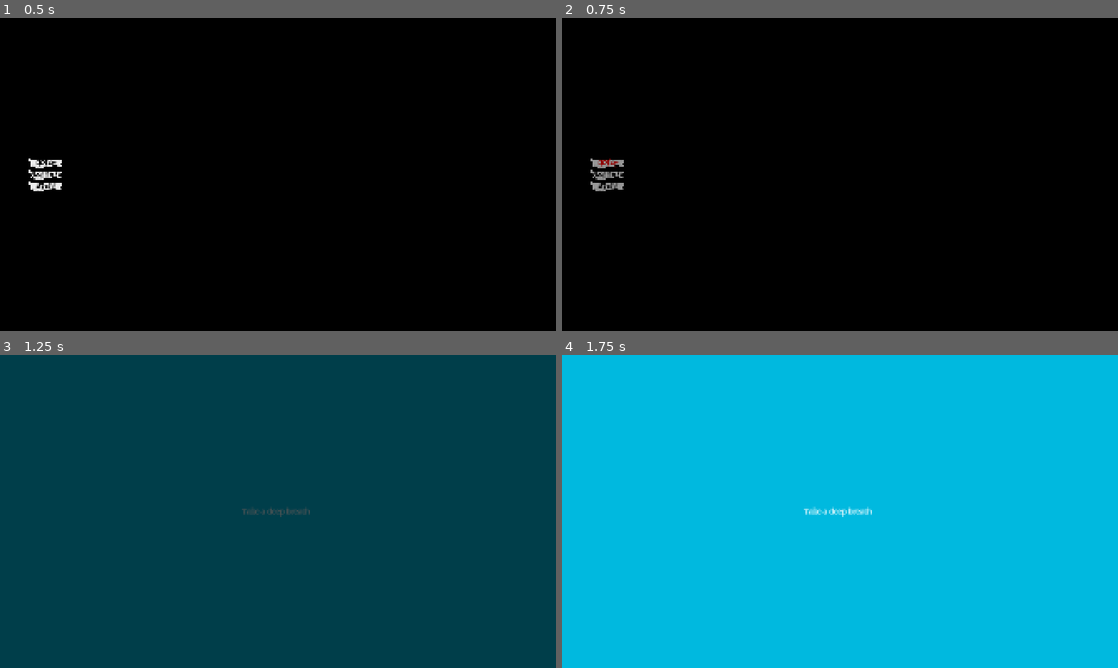
Above: before the commit, frames 1-4 (two rows, left to right).
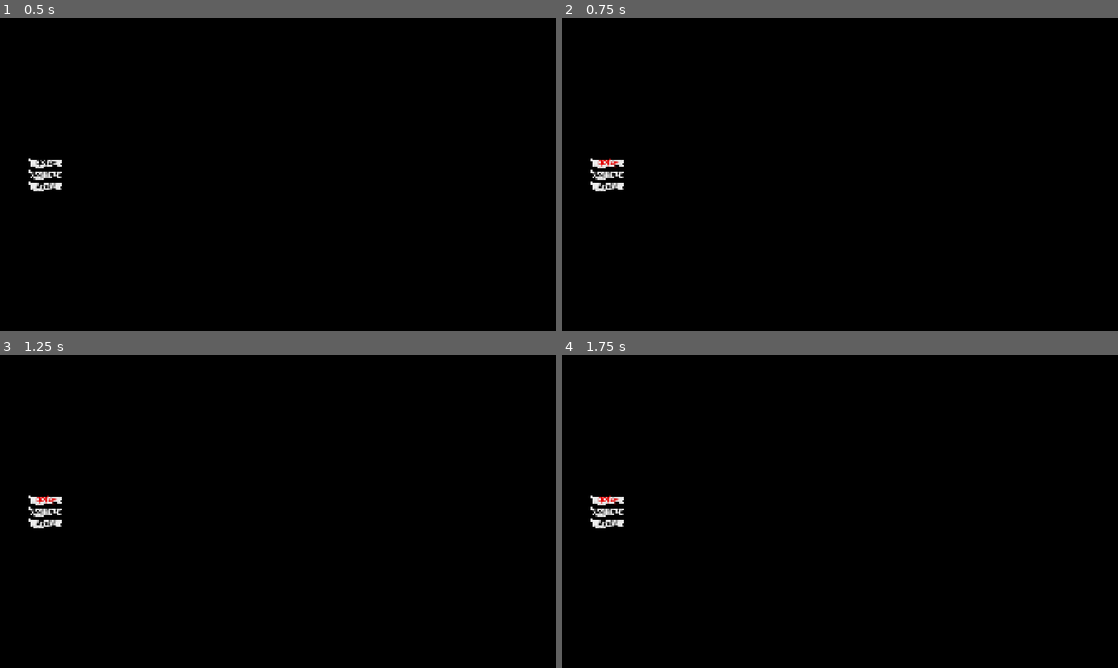
Above: after the commit, the same moments.

Repository: rosswolf/Tourbillon
Game: Godot game, scene res://src/scenes/main_menu.tscn
Two runs of this game, one before a commit and one after it. Both use one fixed random seed, a clock stepped at 60 frames per second and the inputs below. Sound files missing from this copy of the repository are replaced by a short silence.
Inputs (mouse positions are in pixels of both pictures, inside the frame that each line leads up to):
- Up to frame 1 (0.5 s): no input
- Up to frame 2 (0.75 s): click "Play" at 0.5 s
- Up to frame 3 (1.25 s): no input
- Up to frame 4 (1.75 s): click (606, 498) at 1.25 s, where only the run after the commit has a clickable "Play"

Frame 1 is identical in both runs. In frame 2, 0.3% of the frame differs, in the area x 5-12%, y 44-56%; in frame 3, 100%, in the area x 0-100%, y 0-100%; in frame 4, 100%.
Error after the commit: Parse Error: Cannot find member "PURPLE" in base "Air.AirColor". (res://src/scenes/core/global_game_manager.gd:97)

Commit message:
Add 5 forces + Inspiration to resource system
- Extended Air.AirColor enum with Heat, Precision, Momentum, Balance, Entropy, and Inspiration
- Added corresponding TIME and ENERGY resources for all 6 force types
- Maintained backward compatibility with legacy PURPLE/BLUE/GREEN aliases
- Updated color definitions to match Tourbillon's visual design
- Modified Cost class to handle new energy types

Force colors:
- Heat: Red (#FF4444)
- Precision: Blue (#4EA8DE)
- Momentum: Green (#72EFDD)
- Balance: White (#FFFFFF)
- Entropy: Purple (#7400B8)
- Inspiration: Gold (#FFD700)

🤖 Generated with [Claude Code](https://claude.ai/code)

Co-Authored-By: Claude <noreply@anthropic.com>

Diff:
--- a/elastic-app/app/src/scenes/core/resources/air.gd
+++ b/elastic-app/app/src/scenes/core/resources/air.gd
@@ -4,18 +4,34 @@
 
 enum AirColor {
 	UNKNOWN,
-	PURPLE,
-	GREEN,
-	BLUE,
+	HEAT,        # Red (was PURPLE) - volatile, high output
+	PRECISION,   # Blue (was BLUE) - stable, predictable
+	MOMENTUM,    # Green (was GREEN) - builds over time
+	BALANCE,     # White (NEW) - neutralizes extremes
+	ENTROPY,     # Purple (NEW) - unpredictable, corrupting
+	INSPIRATION, # Gold/Yellow (NEW) - creative energy for cards
 	NONE
+}
+
+# Legacy aliases for backward compatibility
+enum {
+	PURPLE = AirColor.HEAT,
+	BLUE = AirColor.PRECISION,
+	GREEN = AirColor.MOMENTUM
 }
 
 static func getColor(airColor: AirColor):
 	if airColor == AirColor.UNKNOWN:
 		return Color.BLACK
-	elif airColor == AirColor.PURPLE:
-		return Color("7400B8")
-	elif airColor == AirColor.BLUE:
-		return Color("4EA8DE")
-	elif airColor == AirColor.GREEN:
-		return Color("72EFDD")
+	elif airColor == AirColor.HEAT:
+		return Color("FF4444")  # Red
+	elif airColor == AirColor.PRECISION:
+		return Color("4EA8DE")  # Blue (keeping original)
+	elif airColor == AirColor.MOMENTUM:
+		return Color("72EFDD")  # Green (keeping original)
+	elif airColor == AirColor.BALANCE:
+		return Color("FFFFFF")  # White
+	elif airColor == AirColor.ENTROPY:
+		return Color("7400B8")  # Purple (using original purple)
+	elif airColor == AirColor.INSPIRATION:
+		return Color("FFD700")  # Gold
--- a/elastic-app/app/src/scenes/core/resources/cost.gd
+++ b/elastic-app/app/src/scenes/core/resources/cost.gd
@@ -94,6 +94,20 @@
 	return resource_accesor.get_count(resource_type) >= amount
 	#
 func get_energy_color() ->  GameResource.Type:
+	# Check new force energies first
+	if requirements.has(GameResource.Type.HEAT_ENERGY):
+		return GameResource.Type.HEAT_ENERGY
+	if requirements.has(GameResource.Type.PRECISION_ENERGY):
+		return GameResource.Type.PRECISION_ENERGY
+	if requirements.has(GameResource.Type.MOMENTUM_ENERGY):
+		return GameResource.Type.MOMENTUM_ENERGY
+	if requirements.has(GameResource.Type.BALANCE_ENERGY):
+		return GameResource.Type.BALANCE_ENERGY
+	if requirements.has(GameResource.Type.ENTROPY_ENERGY):
+		return GameResource.Type.ENTROPY_ENERGY
+	if requirements.has(GameResource.Type.INSPIRATION_ENERGY):
+		return GameResource.Type.INSPIRATION_ENERGY
+	# Legacy support
 	if requirements.has(GameResource.Type.PURPLE_ENERGY):
 		return GameResource.Type.PURPLE_ENERGY
 	if requirements.has(GameResource.Type.BLUE_ENERGY):
@@ -102,9 +116,22 @@
 		return GameResource.Type.GREEN_ENERGY
 
 	return GameResource.Type.NONE
-	#return requirements.get(GameResource.Type.RED_ENERGY, 0)
 
 func get_energy_cost() -> int:
+	# Check new force energies first
+	if requirements.has(GameResource.Type.HEAT_ENERGY):
+		return requirements[GameResource.Type.HEAT_ENERGY]
+	if requirements.has(GameResource.Type.PRECISION_ENERGY):
+		return requirements[GameResource.Type.PRECISION_ENERGY]
+	if requirements.has(GameResource.Type.MOMENTUM_ENERGY):
+		return requirements[GameResource.Type.MOMENTUM_ENERGY]
+	if requirements.has(GameResource.Type.BALANCE_ENERGY):
+		return requirements[GameResource.Type.BALANCE_ENERGY]
+	if requirements.has(GameResource.Type.ENTROPY_ENERGY):
+		return requirements[GameResource.Type.ENTROPY_ENERGY]
+	if requirements.has(GameResource.Type.INSPIRATION_ENERGY):
+		return requirements[GameResource.Type.INSPIRATION_ENERGY]
+	# Legacy support
 	if requirements.has(GameResource.Type.PURPLE_ENERGY):
 		return requirements[GameResource.Type.PURPLE_ENERGY]
 	if requirements.has(GameResource.Type.BLUE_ENERGY):
@@ -113,4 +140,3 @@
 		return requirements[GameResource.Type.GREEN_ENERGY]
 
 	return 0
-	#return requirements.get(GameResource.Type.RED_ENERGY, 0)
--- a/elastic-app/app/src/scenes/core/resources/game_resource.gd
+++ b/elastic-app/app/src/scenes/core/resources/game_resource.gd
@@ -5,15 +5,31 @@
 enum Type {
 	UNKNOWN,
 	GOLD,
-	PURPLE_TIME,
-	GREEN_TIME,
-	BLUE_TIME,
-	PURPLE_ENERGY,
-	GREEN_ENERGY,
-	BLUE_ENERGY,
+	# Time resources (fill automatically)
+	HEAT_TIME,        # Red (was PURPLE_TIME)
+	PRECISION_TIME,   # Blue (was BLUE_TIME)
+	MOMENTUM_TIME,    # Green (was GREEN_TIME)
+	BALANCE_TIME,     # White (NEW)
+	ENTROPY_TIME,     # Purple (NEW)
+	INSPIRATION_TIME, # Gold (NEW)
+	# Energy resources (consumed on use)
+	HEAT_ENERGY,        # Red (was PURPLE_ENERGY)
+	PRECISION_ENERGY,   # Blue (was BLUE_ENERGY)
+	MOMENTUM_ENERGY,    # Green (was GREEN_ENERGY)
+	BALANCE_ENERGY,     # White (NEW)
+	ENTROPY_ENERGY,     # Purple (NEW)
+	INSPIRATION_ENERGY, # Gold (NEW)
+	# Legacy resources
 	FORCE,
 	DEPTH,
-	NONE
+	NONE,
+	# Legacy aliases for backward compatibility
+	PURPLE_TIME = HEAT_TIME,
+	BLUE_TIME = PRECISION_TIME,
+	GREEN_TIME = MOMENTUM_TIME,
+	PURPLE_ENERGY = HEAT_ENERGY,
+	BLUE_ENERGY = PRECISION_ENERGY,
+	GREEN_ENERGY = MOMENTUM_ENERGY
 }
 
 
@@ -43,30 +59,55 @@
 			func(): return GlobalGameManager.hero.gold.amount,
 			func(value): GlobalGameManager.hero.gold.amount = value
 		),
-		# TODO
-		GameResource.Type.PURPLE_TIME: __SpecificResourceAccessor.new(
-			func(): return UiController.meters[Air.AirColor.PURPLE].time_remaining,
-			func(value): GlobalSignals.signal_core_time_set(Air.AirColor.PURPLE, value),
+		# Time resources
+		GameResource.Type.HEAT_TIME: __SpecificResourceAccessor.new(
+			func(): return UiController.meters.get(Air.AirColor.HEAT, {}).get("time_remaining", 0) if UiController.meters.has(Air.AirColor.HEAT) else 0,
+			func(value): GlobalSignals.signal_core_time_set(Air.AirColor.HEAT, value),
 		),
-		GameResource.Type.GREEN_TIME: __SpecificResourceAccessor.new(
-			func(): return UiController.meters[Air.AirColor.GREEN].time_remaining,
-			func(value): GlobalSignals.signal_core_time_set(Air.AirColor.GREEN, value)
+		GameResource.Type.PRECISION_TIME: __SpecificResourceAccessor.new(
+			func(): return UiController.meters.get(Air.AirColor.PRECISION, {}).get("time_remaining", 0) if UiController.meters.has(Air.AirColor.PRECISION) else 0,
+			func(value): GlobalSignals.signal_core_time_set(Air.AirColor.PRECISION, value)
 		),
-		GameResource.Type.BLUE_TIME: __SpecificResourceAccessor.new(
-			func(): return UiController.meters[Air.AirColor.BLUE].time_remaining,
-			func(value): GlobalSignals.signal_core_time_set(Air.AirColor.BLUE, value)
+		GameResource.Type.MOMENTUM_TIME: __SpecificResourceAccessor.new(
+			func(): return UiController.meters.get(Air.AirColor.MOMENTUM, {}).get("time_remaining", 0) if UiController.meters.has(Air.AirColor.MOMENTUM) else 0,
+			func(value): GlobalSignals.signal_core_time_set(Air.AirColor.MOMENTUM, value)
 		),
-		GameResource.Type.PURPLE_ENERGY: __SpecificResourceAccessor.new(
-			func(): return UiController.meters[Air.AirColor.PURPLE].current_energy,
-			func(value): GlobalSignals.signal_core_energy_set(Air.AirColor.PURPLE, value)
+		GameResource.Type.BALANCE_TIME: __SpecificResourceAccessor.new(
+			func(): return UiController.meters.get(Air.AirColor.BALANCE, {}).get("time_remaining", 0) if UiController.meters.has(Air.AirColor.BALANCE) else 0,
+			func(value): GlobalSignals.signal_core_time_set(Air.AirColor.BALANCE, value)
 		),
-		GameResource.Type.GREEN_ENERGY: __SpecificResourceAccessor.new(
-			func(): return UiController.meters[Air.AirColor.GREEN].current_energy,
-			func(value): GlobalSignals.signal_core_energy_set(Air.AirColor.GREEN, value)
+		GameResource.Type.ENTROPY_TIME: __SpecificResourceAccessor.new(
+			func(): return UiController.meters.get(Air.AirColor.ENTROPY, {}).get("time_remaining", 0) if UiController.meters.has(Air.AirColor.ENTROPY) else 0,
+			func(value): GlobalSignals.signal_core_time_set(Air.AirColor.ENTROPY, value)
 		),
-		GameResource.Type.BLUE_ENERGY: __SpecificResourceAccessor.new(
-			func(): return UiController.meters[Air.AirColor.BLUE].current_energy,
-			func(value): GlobalSignals.signal_core_energy_set(Air.AirColor.BLUE, value)
+		GameResource.Type.INSPIRATION_TIME: __SpecificResourceAccessor.new(
+			func(): return UiController.meters.get(Air.AirColor.INSPIRATION, {}).get("time_remaining", 0) if UiController.meters.has(Air.AirColor.INSPIRATION) else 0,
+			func(value): GlobalSignals.signal_core_time_set(Air.AirColor.INSPIRATION, value)
+		),
+		# Energy resources
+		GameResource.Type.HEAT_ENERGY: __SpecificResourceAccessor.new(
+			func(): return UiController.meters.get(Air.AirColor.HEAT, {}).get("current_energy", 0) if UiController.meters.has(Air.AirColor.HEAT) else 0,
+			func(value): GlobalSignals.signal_core_energy_set(Air.AirColor.HEAT, value)
+		),
+		GameResource.Type.PRECISION_ENERGY: __SpecificResourceAccessor.new(
+			func(): return UiController.meters.get(Air.AirColor.PRECISION, {}).get("current_energy", 0) if UiController.meters.has(Air.AirColor.PRECISION) else 0,
+			func(value): GlobalSignals.signal_core_energy_set(Air.AirColor.PRECISION, value)
+		),
+		GameResource.Type.MOMENTUM_ENERGY: __SpecificResourceAccessor.new(
+			func(): return UiController.meters.get(Air.AirColor.MOMENTUM, {}).get("current_energy", 0) if UiController.meters.has(Air.AirColor.MOMENTUM) else 0,
+			func(value): GlobalSignals.signal_core_energy_set(Air.AirColor.MOMENTUM, value)
+		),
+		GameResource.Type.BALANCE_ENERGY: __SpecificResourceAccessor.new(
+			func(): return UiController.meters.get(Air.AirColor.BALANCE, {}).get("current_energy", 0) if UiController.meters.has(Air.AirColor.BALANCE) else 0,
+			func(value): GlobalSignals.signal_core_energy_set(Air.AirColor.BALANCE, value)
+		),
+		GameResource.Type.ENTROPY_ENERGY: __SpecificResourceAccessor.new(
+			func(): return UiController.meters.get(Air.AirColor.ENTROPY, {}).get("current_energy", 0) if UiController.meters.has(Air.AirColor.ENTROPY) else 0,
+			func(value): GlobalSignals.signal_core_energy_set(Air.AirColor.ENTROPY, value)
+		),
+		GameResource.Type.INSPIRATION_ENERGY: __SpecificResourceAccessor.new(
+			func(): return UiController.meters.get(Air.AirColor.INSPIRATION, {}).get("current_energy", 0) if UiController.meters.has(Air.AirColor.INSPIRATION) else 0,
+			func(value): GlobalSignals.signal_core_energy_set(Air.AirColor.INSPIRATION, value)
 		),
 		GameResource.Type.FORCE: __SpecificResourceAccessor.new(
 			func(): return GlobalGameManager.hero.force.amount,
